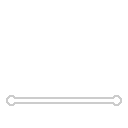
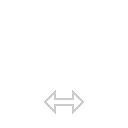
Layer changes from the first 128 × 128 image to the second:
added layer "Layer 3" above "Layer 2" over box(44, 90, 84, 114)
hid "Layer 2" over box(6, 95, 122, 106)
